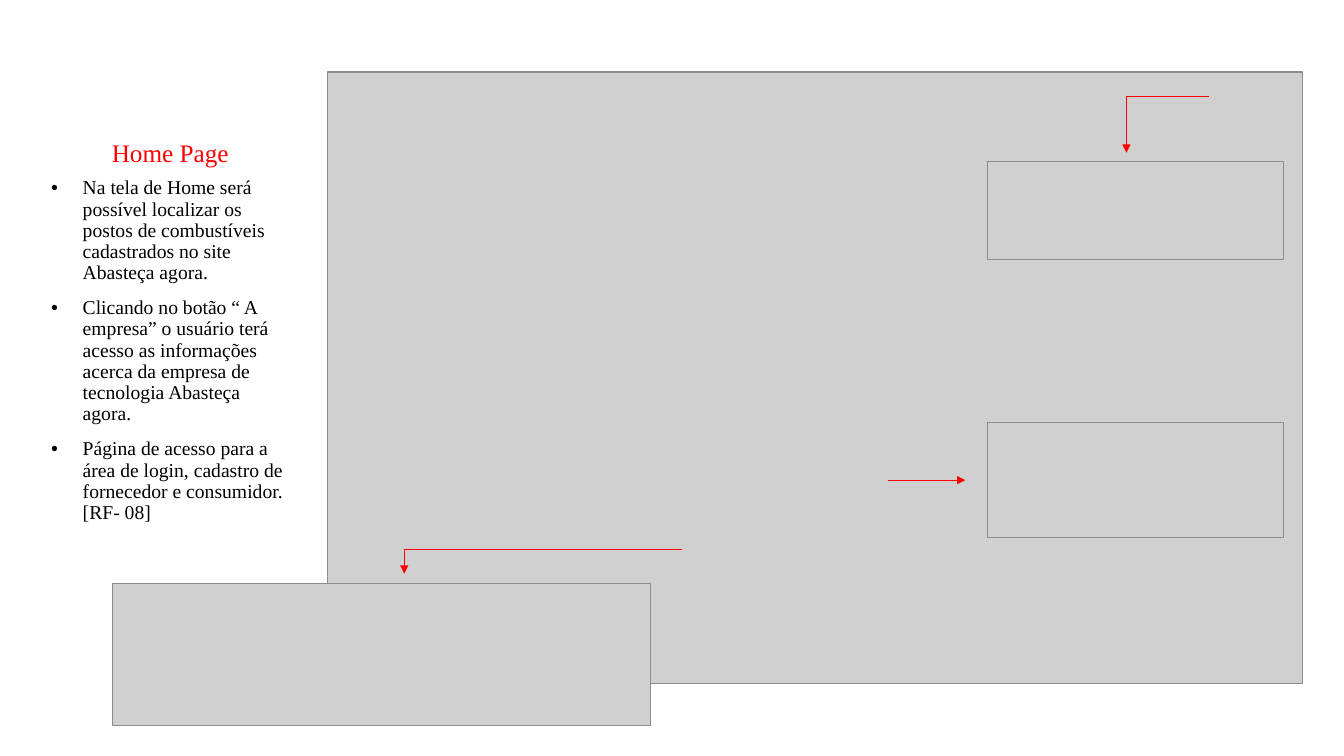
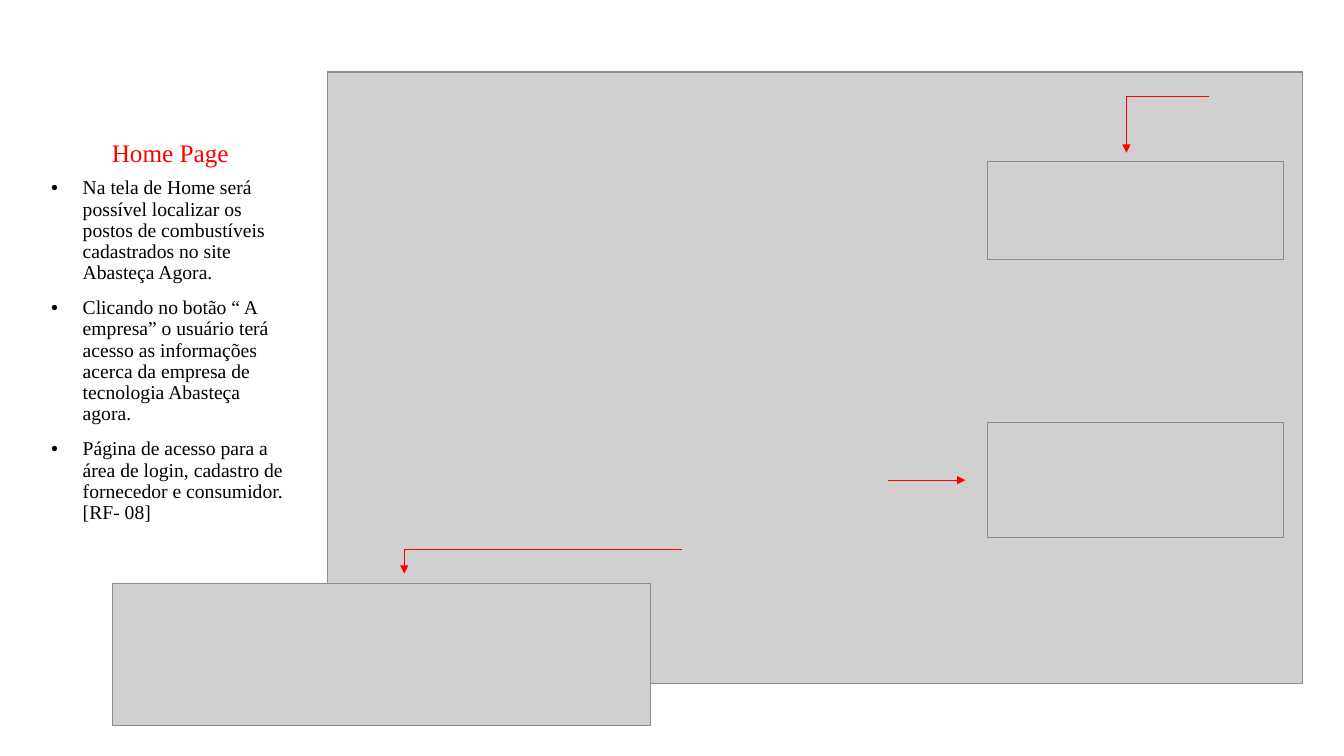
Before and after one commit to ICEI-PUC-Minas-PMV-ADS/pmv-ads-2021-2-e1-proj-web-t5-g3-controle-precos, a slide deck: slide 1 of Apresentação do projeto.pptx. Drawn at 1344x756 pixels with LibreOffice and Linux fonts; fonts in the diff are those of the drawing; grey boxes stand for pictures. Boxes give left, top, right and bottom in pixels: in the first picture for what was removed or moved away, otherwise in the second. Text is boxed around its words. In the diff, an @@ line names an element or a change of style, - is before the commit and + after.

```diff
--- a/Apresentação do projeto.pptx
+++ b/Apresentação do projeto.pptx
@@ subtitle at (83, 180, 265, 284): text changed @@
-• Na tela de Home será possível localizar os postos de combustíveis cadastrados no site Abasteça agora.
+• Na tela de Home será possível localizar os postos de combustíveis cadastrados no site Abasteça Agora.
```
Also in this commit, not shown: 1 other slide changed, 2 slides added, 2 slides removed.
